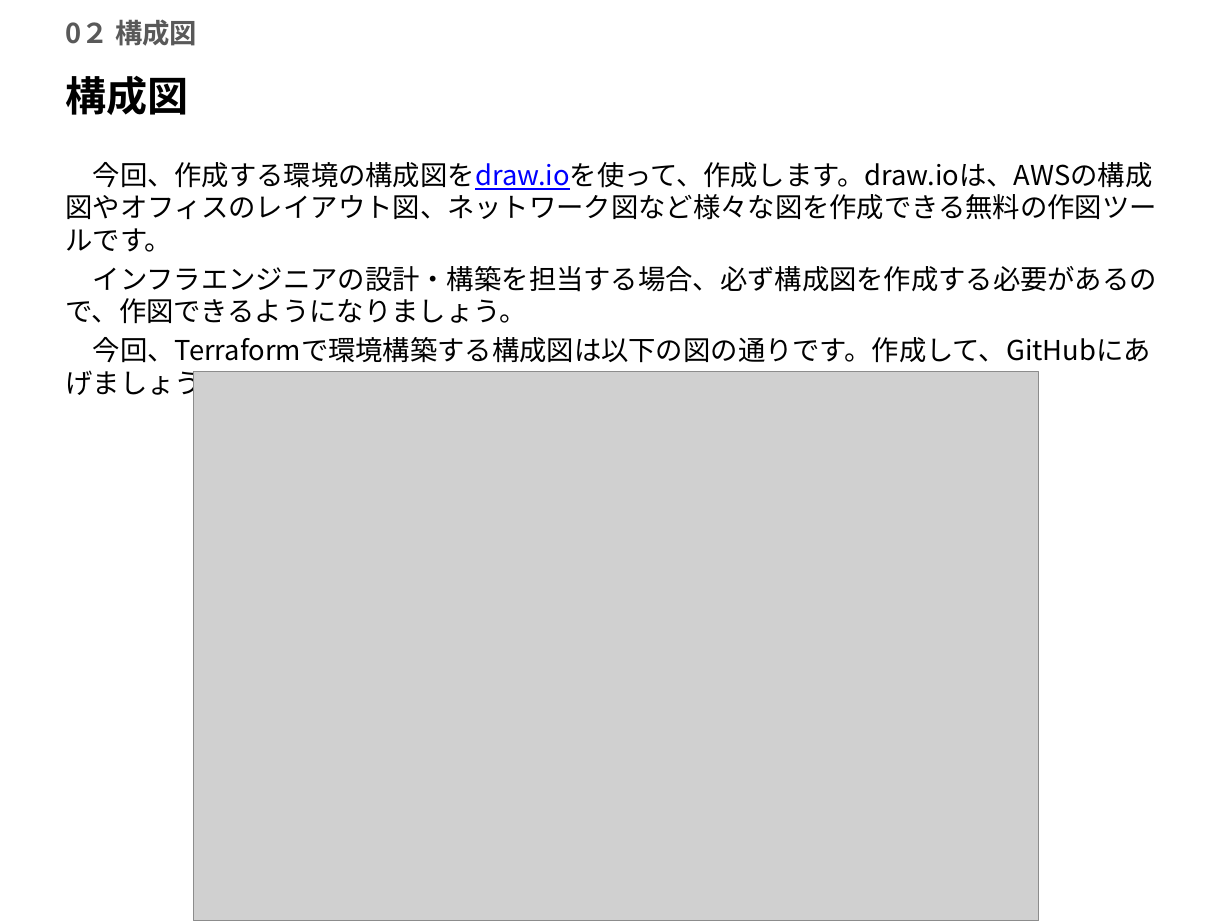
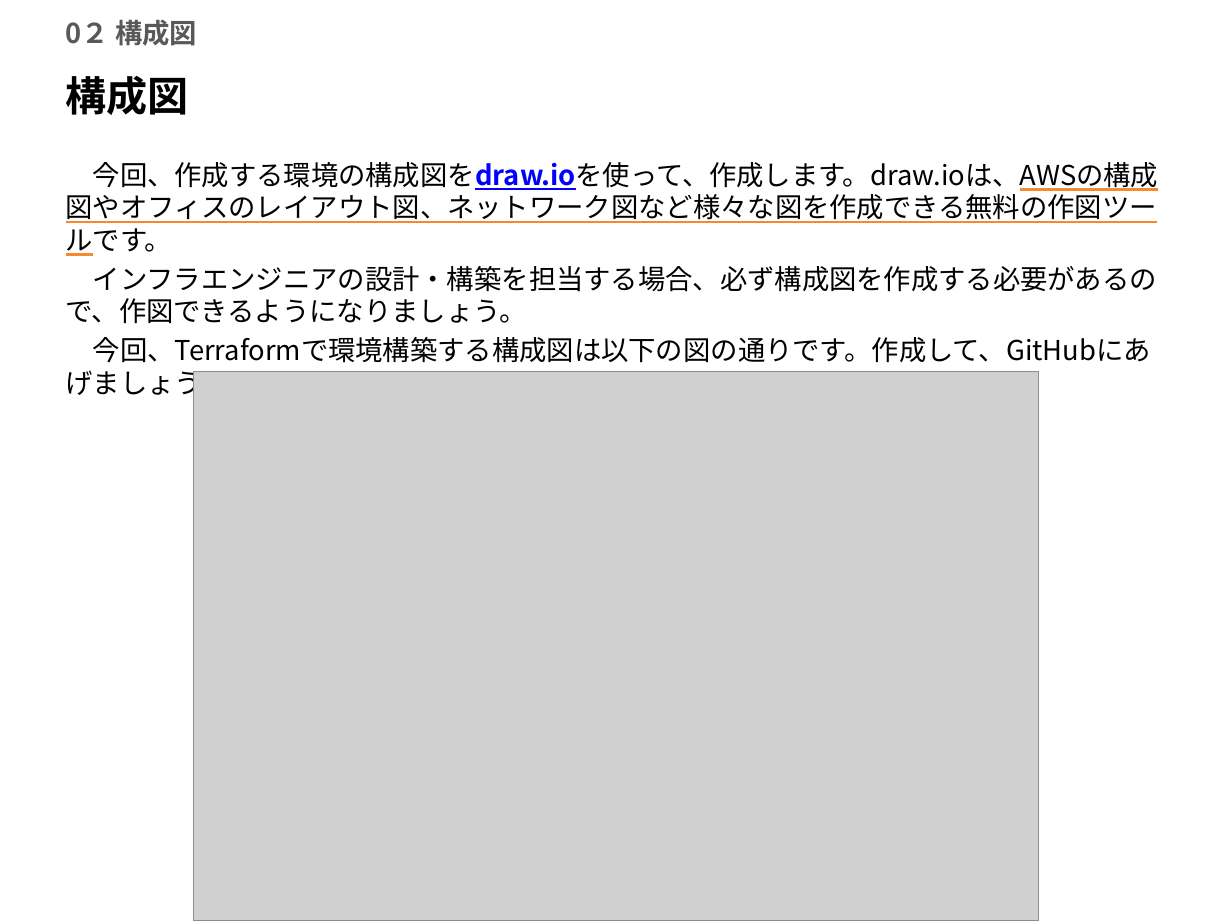
Before and after one commit to naseblab/github-school, a slide deck: slide 9 of 教材/15章_Terraform実践.pptx. Drawn at 1232x924 pixels with LibreOffice and Linux fonts; fonts in the diff are those of the drawing; grey boxes stand for pictures; background and template pictures are left out. Boxes give left, top, right and bottom in pixels: in the first picture for what was removed or moved away, otherwise in the second. Text is boxed around its words. In the diff, an @@ line names an element or a change of style, - is before the commit and + after.

```diff
--- a/教材/15章_Terraform実践.pptx
+++ b/教材/15章_Terraform実践.pptx
@@ text at (x1=66, y1=162, x2=1158, y2=256): bold on, underline on in "今回、作成する環境の構成図をdraw.ioを使って、作成します。draw.ioは、AWSの構成図やオフィスのレイアウト図 ..." @@
```
Also in this commit, not shown: 3 other slides changed, 8 other files.
